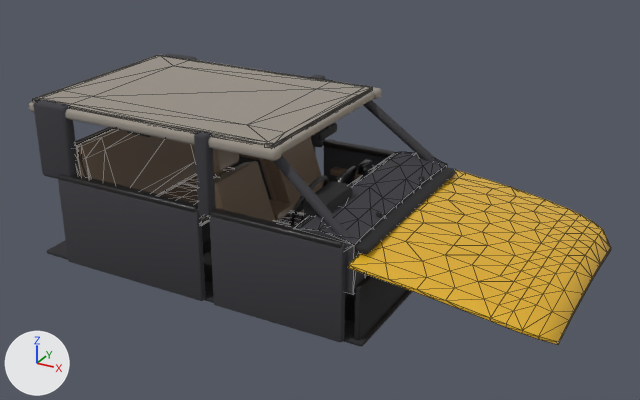
Two versions of the glTF model www/models/taxi_cabin.glb, one commit apart.
Rendered twice from a 50 mm lens placed at (3.16, -4.94, 3.29), pointed at (0.44, -0.01, 0.83). The axes (+X, +Y, +Z) are drawn at lower left. The lights are the same throughout. The older version comes first. Mesh edges are drawn as thin lines on the coarser meshes.

In view in the first picture: 'Back_LOD0', 'Back_LOD0.001', 'Bonnet_LOD0', 'CPillar_LOD0.001', 'Dash_LOD0', 'DoorCard_LOD0.002', 'DoorCard_LOD0.003', 'Firewall_LOD0', 'Headliner_LOD0', 'RearBack_LOD0', 'RoofRail_LOD0.001', 'Scuttle_LOD0' and 28 more.
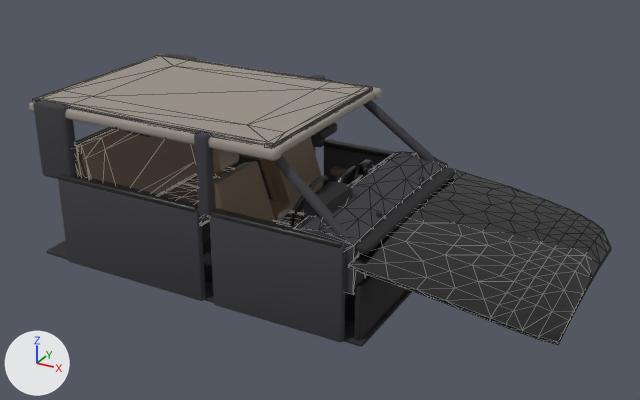
Location of each change, (x1, y1, x2, y2) in pixels of the pictures (640 x 400 px):
```json
{"object": "Bonnet_LOD0", "change": "recoloured", "before": [348, 170, 611, 345], "after": [348, 170, 611, 345], "on screen": "yellow to black"}
```

Edits to the scene script, one JSON object a line:
```json
{"block": "me_bonnet_lod0", "where": "me_bonnet_lod0.from_pydata(...)  # 234 vertices, 464 faces; spans x 1.1..2.3, y -0.85..0.85, z 0.6..0.91"}
{"op": "remove", "block": "me_bonnet_lod0", "code": "me_bonnet_lod0.materials.append(mat_car_yellow)  # yellow #e5b327"}
{"op": "add", "block": "me_bonnet_lod0", "code": "me_bonnet_lod0.materials.append(mat_gloss_black)  # black #0d0d10"}
```
